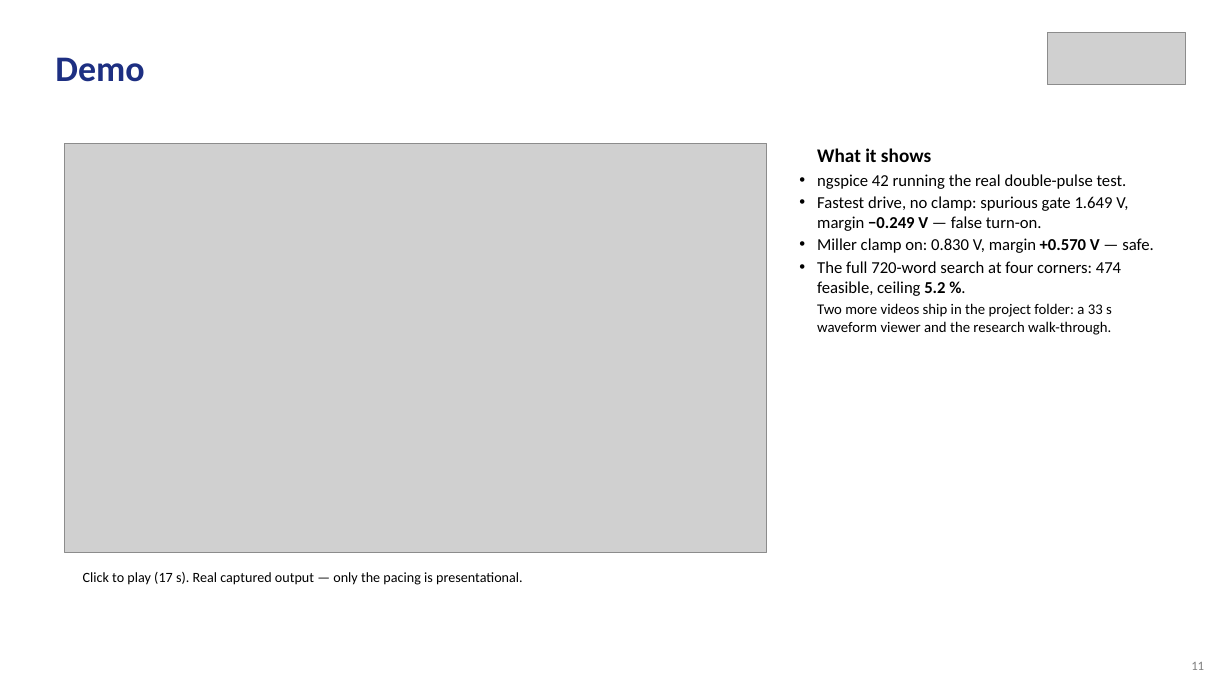
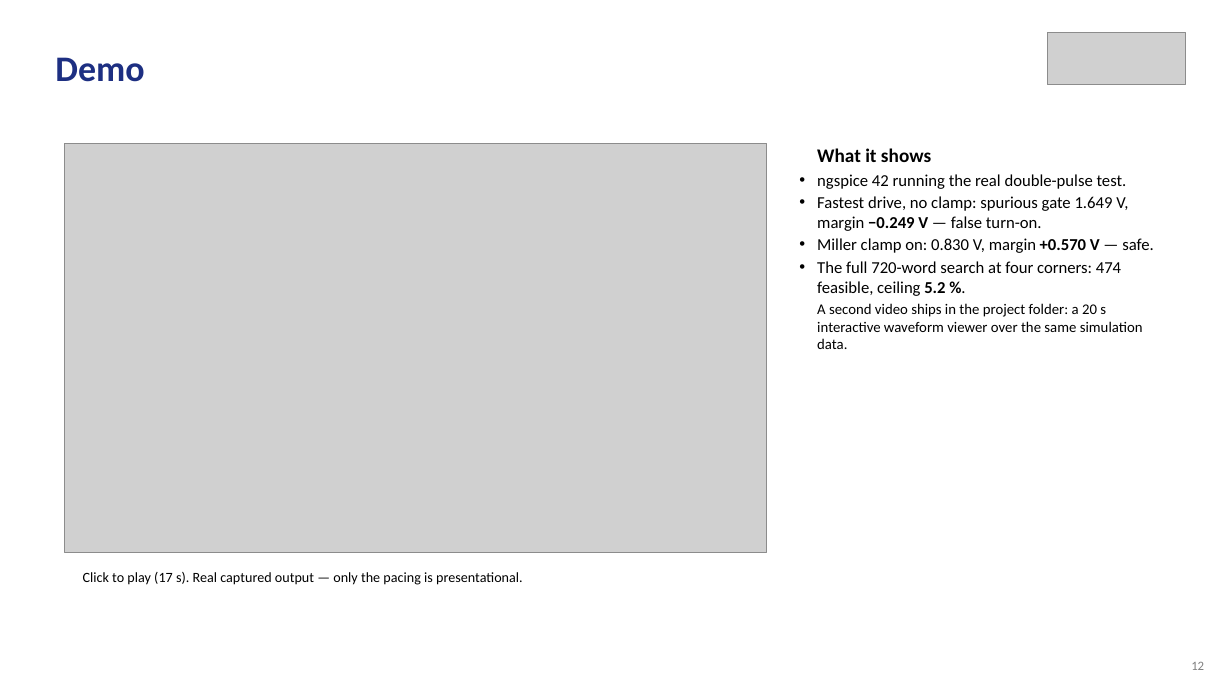
Before and after one commit to Amritha902/gan-driver, a slide deck: slide 12 of review/Review1_GaN_Segmented_Gate_Driver.pptx (slide 11 before the commit). Drawn at 1232x693 pixels with LibreOffice and Linux fonts; fonts in the diff are those of the drawing; grey boxes stand for pictures. Boxes give left, top, right and bottom in pixels: in the first picture for what was removed or moved away, otherwise in the second. Text is boxed around its words. In the diff, an @@ line names an element or a change of style, - is before the commit and + after.

```diff
--- a/review/Review1_GaN_Segmented_Gate_Driver.pptx
+++ b/review/Review1_GaN_Segmented_Gate_Driver.pptx
@@ text at bbox=[817, 303, 1143, 349]: text changed @@
-Two more videos ship in the project folder: a 33 s waveform viewer and the research walk-through.
+A second video ships in the project folder: a 20 s interactive waveform viewer over the same simulation data.
@@ text at bbox=[1191, 662, 1204, 670]: text changed @@
-11
+12
```
Also in this commit, not shown: 6 other slides changed, 2 slides added, 7 other files.
